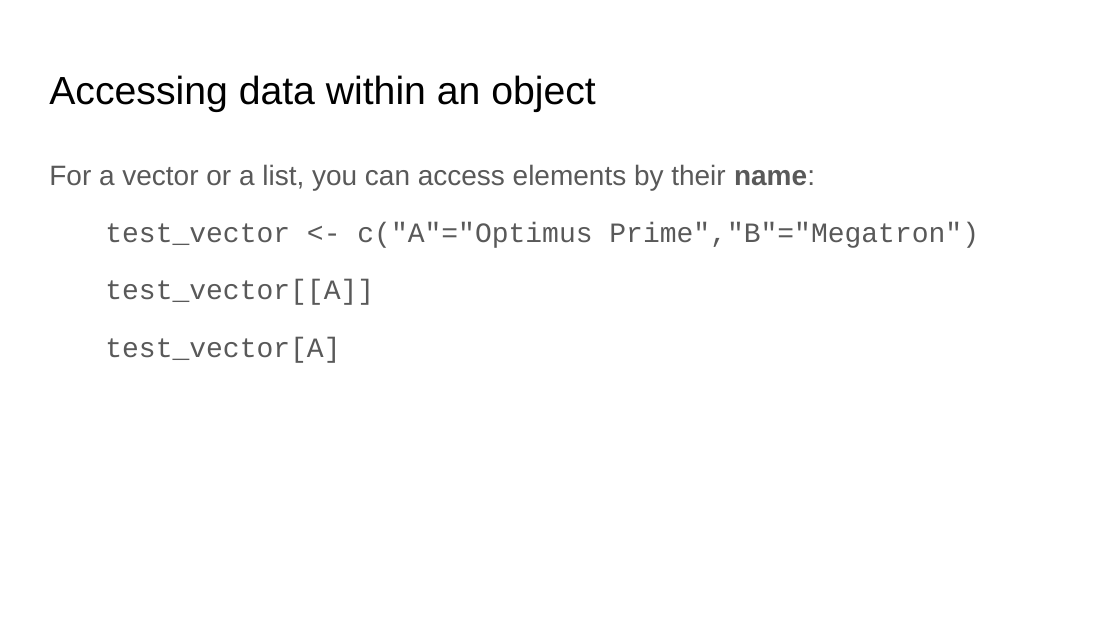
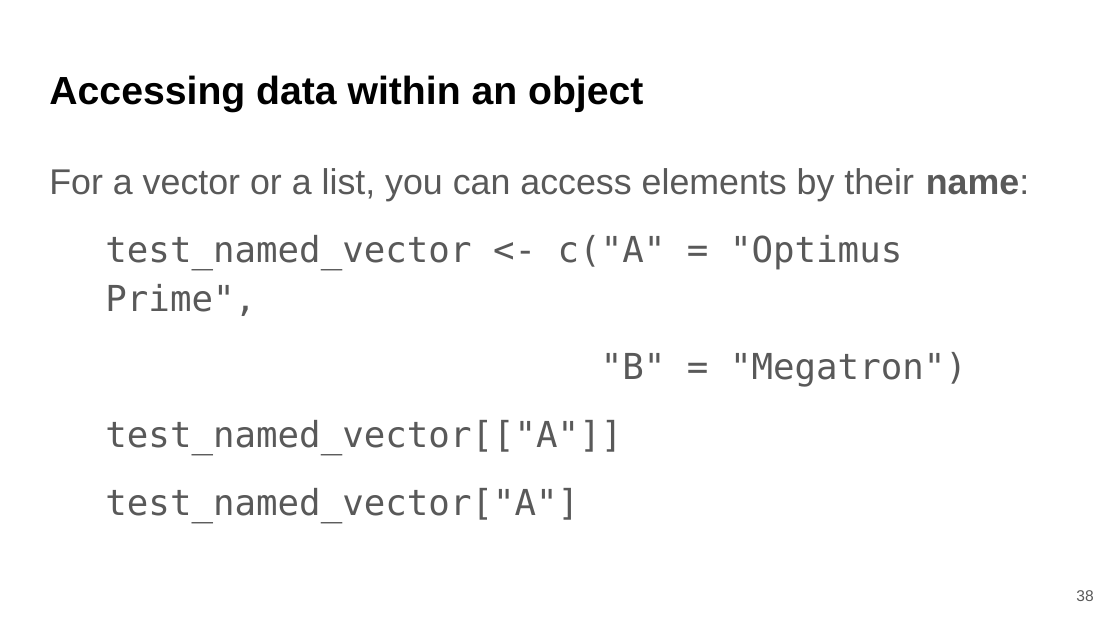
Before and after one commit to bmaitner/biometry_course, a slide deck: slide 38 of lectures/Lecture_04_intro_to_data_in_R.pptx (slide 19 before the commit). Drawn at 1120x630 pixels with LibreOffice and Linux fonts; fonts in the diff are those of the drawing. Boxes give left, top, right and bottom in pixels: in the first picture for what was removed or moved away, otherwise in the second. Text is boxed around its words. In the diff, an @@ line names an element or a change of style, - is before the commit and + after.

```diff
--- a/lectures/Lecture_04_intro_to_data_in_R.pptx
+++ b/lectures/Lecture_04_intro_to_data_in_R.pptx
@@ title "Accessing data within an object" at <box>49,75,643,112</box>: bold on @@
@@ text at <box>49,168,1030,201</box>: size 18 to 23 pt in "For a vector or a list, you ..." @@
@@ text at <box>105,235,967,523</box>: text changed; size 18 to 23 pt; font Courier New to DejaVu Sans Mono @@
-test_vector <- c("A"="Optimus Prime","B"="Megatron")
-test_vector[[A]]
-test_vector[A]
+test_named_vector <- c("A" = "Optimus Prime",
+"B" = "Megatron")
+test_named_vector[["A"]]
+test_named_vector["A"]
@@ page number added at <box>1076,590,1093,601</box>, 10 pt, text #595959 @@
+38
```
Also in this commit, not shown: 28 other slides changed, 21 slides added, 1 slide removed, 2 other files.
